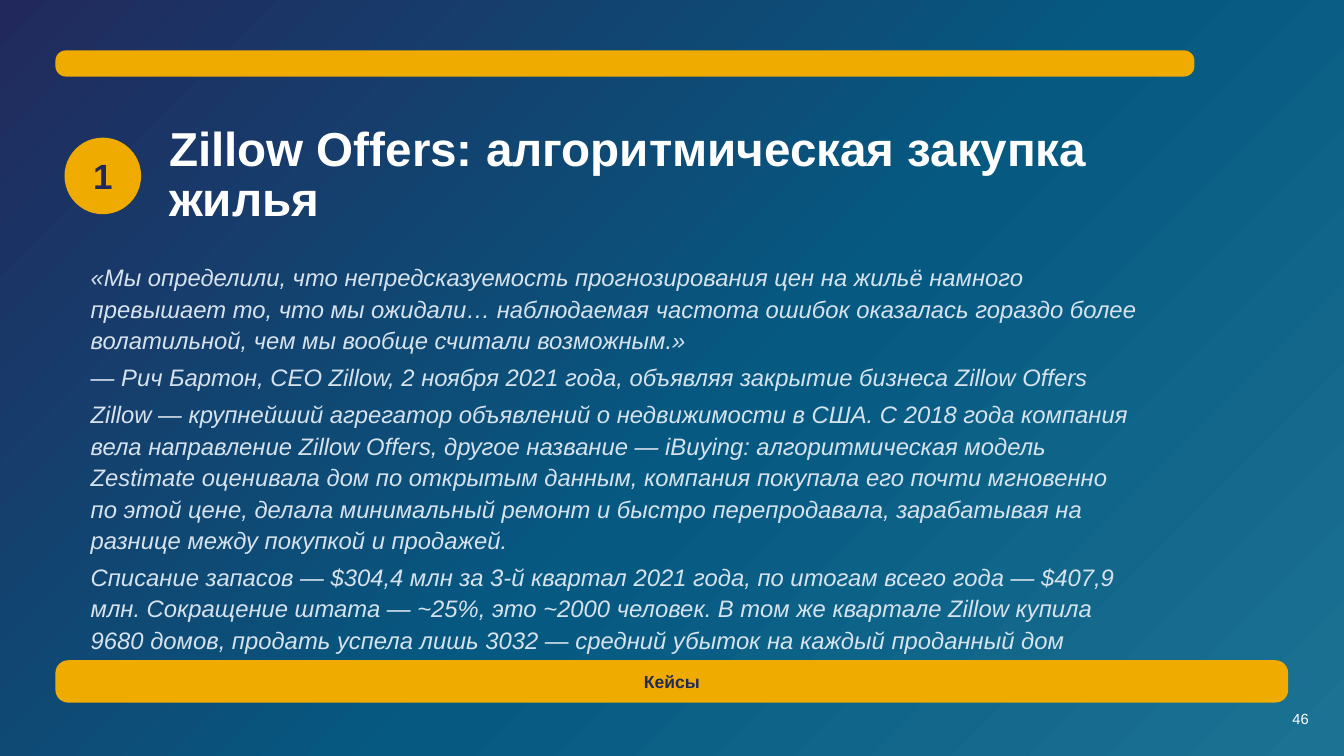
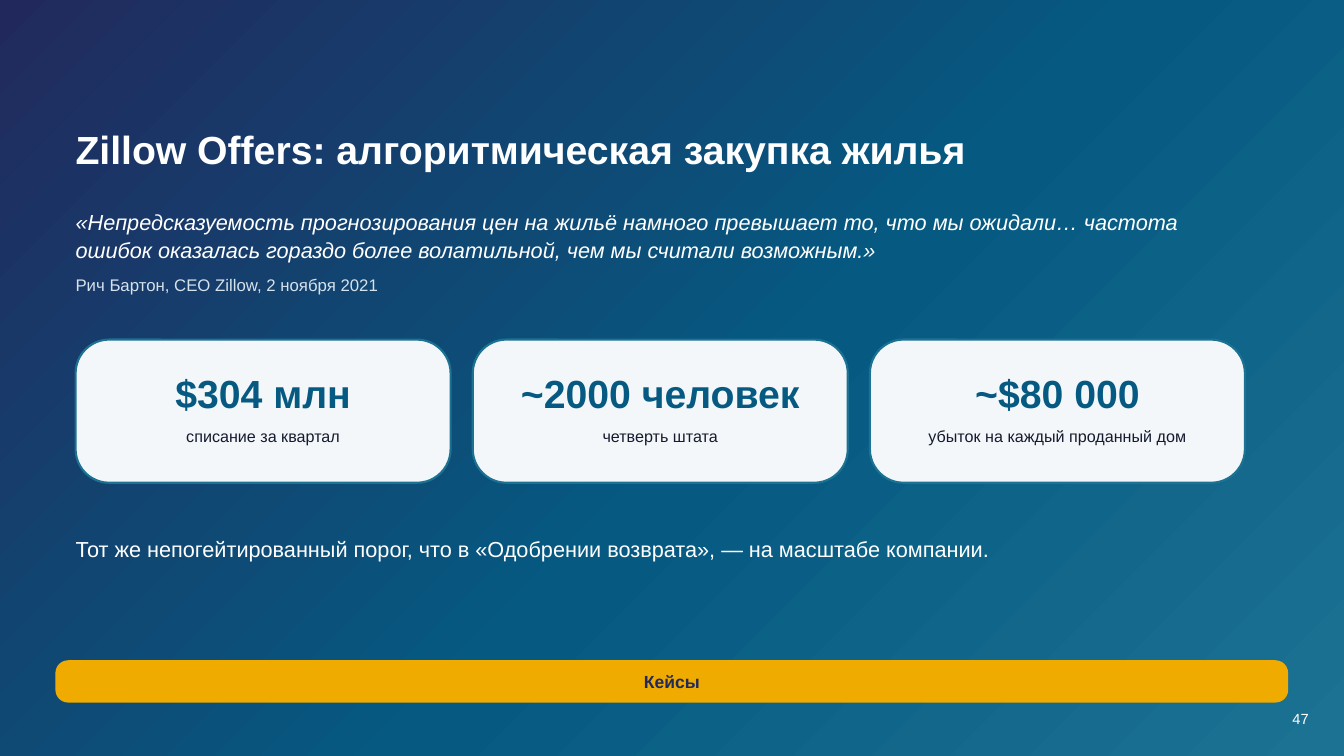
Before and after one commit to tellina-study/AI-usage-lessons, a slide deck: slide 47 of library/seminars/sem-08/rendered/sem-08.pptx (slide 46 before the commit). Drawn at 1344x756 pixels with LibreOffice and Linux fonts; fonts in the diff are those of the drawing. Boxes give left, top, right and bottom in pixels: in the first picture for what was removed or moved away, otherwise in the second. Text is boxed around its words. In the diff, an @@ line names an element or a change of style, - is before the commit and + after.

```diff
--- a/library/seminars/sem-08/rendered/sem-08.pptx
+++ b/library/seminars/sem-08/rendered/sem-08.pptx
@@ rounded rectangle removed at <box>55,50,1195,77</box> @@
@@ ellipse removed at <box>65,138,141,215</box> @@
@@ text "Zillow Offers: алгоритмическая закупка жилья": place and size @@
-text "Zillow Offers: алгоритмическая закупка жилья" at <box>169,131,1087,217</box>
+text "Zillow Offers: алгоритмическая закупка жилья" at <box>76,135,966,172</box>
@@ text "Zillow Offers: алгоритмическая закупка жилья" at <box>76,135,966,172</box>: size 34 to 28 pt; line spacing 35.7pt to 30.8pt @@
@@ text removed at <box>93,165,112,189</box> @@
-1
@@ text added at <box>76,214,1178,263</box>, 15.5 pt, text #FFFFFF, italic @@
+«Непредсказуемость прогнозирования цен на жильё намного превышает то, что мы ожидали… частота ошибок оказалась гораздо более волатильной, чем мы считали возможным.»
@@ text removed at <box>91,268,1136,686</box> @@
-«Мы определили, что непредсказуемость прогнозирования цен на жильё намного превышает то, что мы ожидали… наблюдаемая частота ошибок оказалась гораздо более волатильной, чем мы вообще считали возможным.»
-— Рич Бартон, CEO Zillow, 2 ноября 2021 года, объявляя закрытие бизнеса Zillow Offers
-Zillow — крупнейший агрегатор объявлений о недвижимости в США. С 2018 года компания вела направление Zillow Offers, другое название — iBuying: алгоритмическая модель Zestimate оценивала дом по открытым данным, компания покупала его почти мгновенно по этой цене, делала минимальный ремонт и быстро перепродавала, зарабатывая на разнице между покупкой и продажей.
-Списание запасов — $304,4 млн за 3-й квартал 2021 года, по итогам всего года — $407,9 млн. Сокращение штата — ~25%, это ~2000 человек. В том же квартале Zillow купила 9680 домов, продать успела лишь 3032 — средний убыток на каждый проданный дом составил ~$80 000.
@@ text added at <box>76,279,378,295</box>, 12 pt, text #D6E2EC @@
+Рич Бартон, CEO Zillow, 2 ноября 2021
@@ rounded rectangle added at <box>76,340,451,483</box>, fill #F4F7FA, outline #1C7293 1.5 pt @@
@@ rounded rectangle added at <box>473,340,848,483</box>, fill #F4F7FA, outline #1C7293 1.5 pt @@
@@ rounded rectangle added at <box>870,340,1245,483</box>, fill #F4F7FA, outline #1C7293 1.5 pt @@
@@ text added at <box>175,379,351,411</box>, 28 pt, text #065A82, bold @@
+$304 млн
@@ text added at <box>521,380,800,409</box>, 28 pt, text #065A82, bold @@
+~2000 человек
@@ text added at <box>975,379,1139,411</box>, 28 pt, text #065A82, bold @@
+~$80 000
@@ text added at <box>186,433,340,446</box>, 11.5 pt, text #141B2E @@
+списание за квартал
@@ text added at <box>603,433,718,446</box>, 11.5 pt, text #141B2E @@
+четверть штата
@@ text added at <box>928,430,1186,446</box>, 11.5 pt, text #141B2E @@
+убыток на каждый проданный дом
@@ text added at <box>76,541,989,561</box>, 15.5 pt, text #FFFFFF @@
+Тот же непогейтированный порог, что в «Одобрении возврата», — на масштабе компании.
@@ text at <box>1292,714,1308,724</box>: text changed @@
-46
+47
```
Also in this commit, not shown: 34 other slides changed, 1 slide added, 19 other files.
